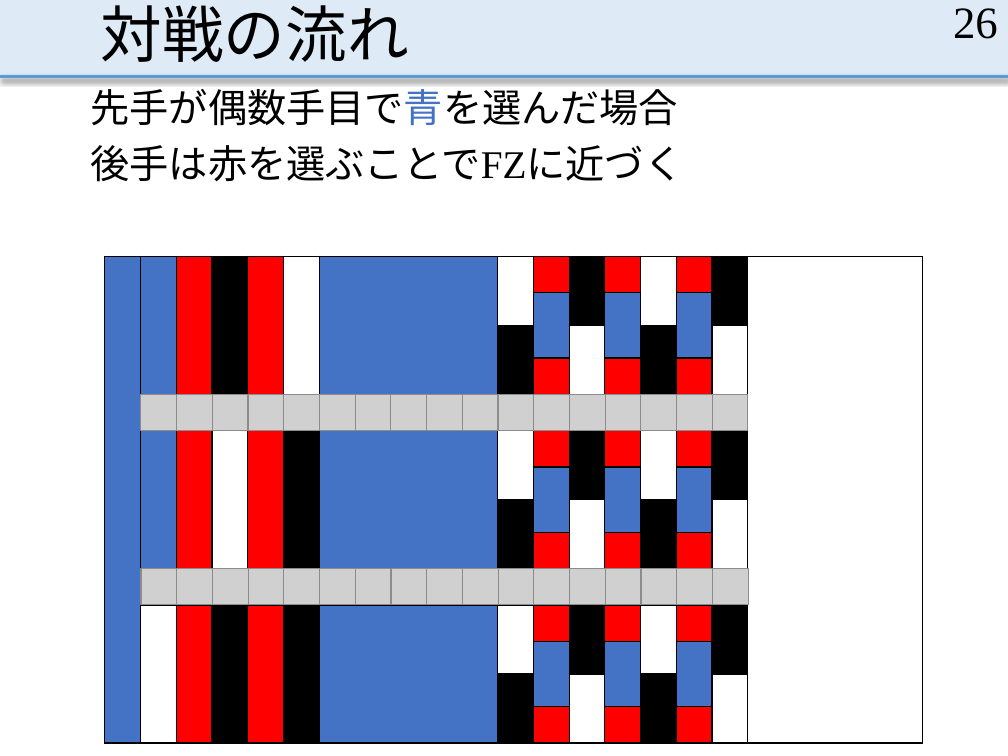
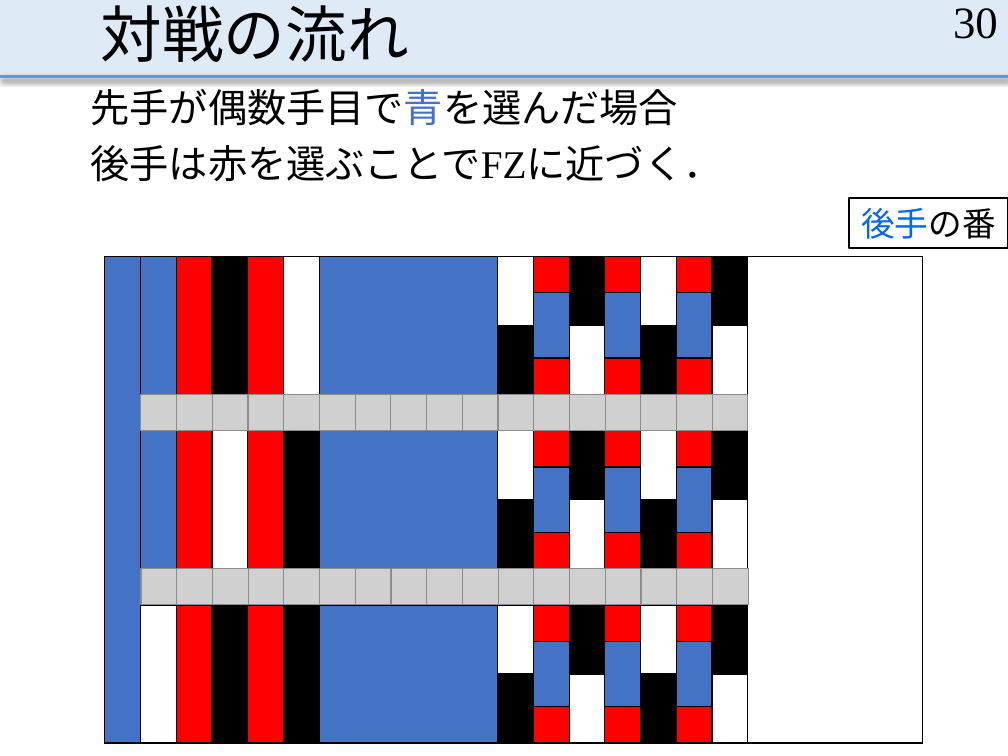
Before and after one commit to MasayaOda/SR, a slide deck: slide 30 of 190513oda.pptx (slide 26 before the commit). Drawn at 1008x756 pixels with LibreOffice and Linux fonts; fonts in the diff are those of the drawing; grey boxes stand for pictures. Boxes give left, top, right and bottom in pixels: in the first picture for what was removed or moved away, otherwise in the second. Text is boxed around its words. In the diff, an @@ line names an element or a change of style, - is before the commit and + after.

```diff
--- a/190513oda.pptx
+++ b/190513oda.pptx
@@ page number at bbox=[953, 8, 998, 39]: text changed @@
-26
+30
@@ text at bbox=[91, 145, 723, 182]: text changed @@
-後手は赤を選ぶことでFZに近づく
+後手は赤を選ぶことでFZに近づく．
@@ rectangle added at bbox=[849, 198, 1008, 248], fill #FFFFFF, outline #000000 1.5 pt, 24 pt, text #0066FF @@
+後手の番
```
Also in this commit, not shown: 9 other slides changed, 4 slides added.
